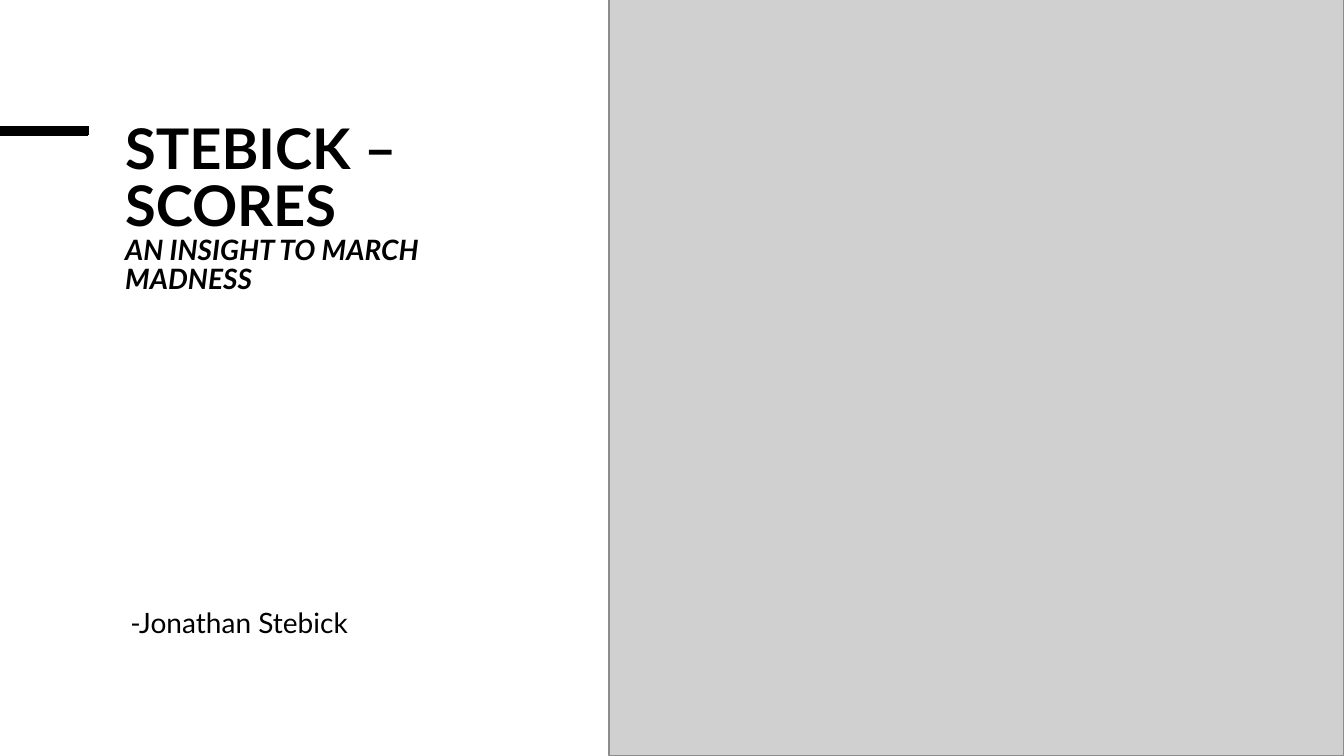
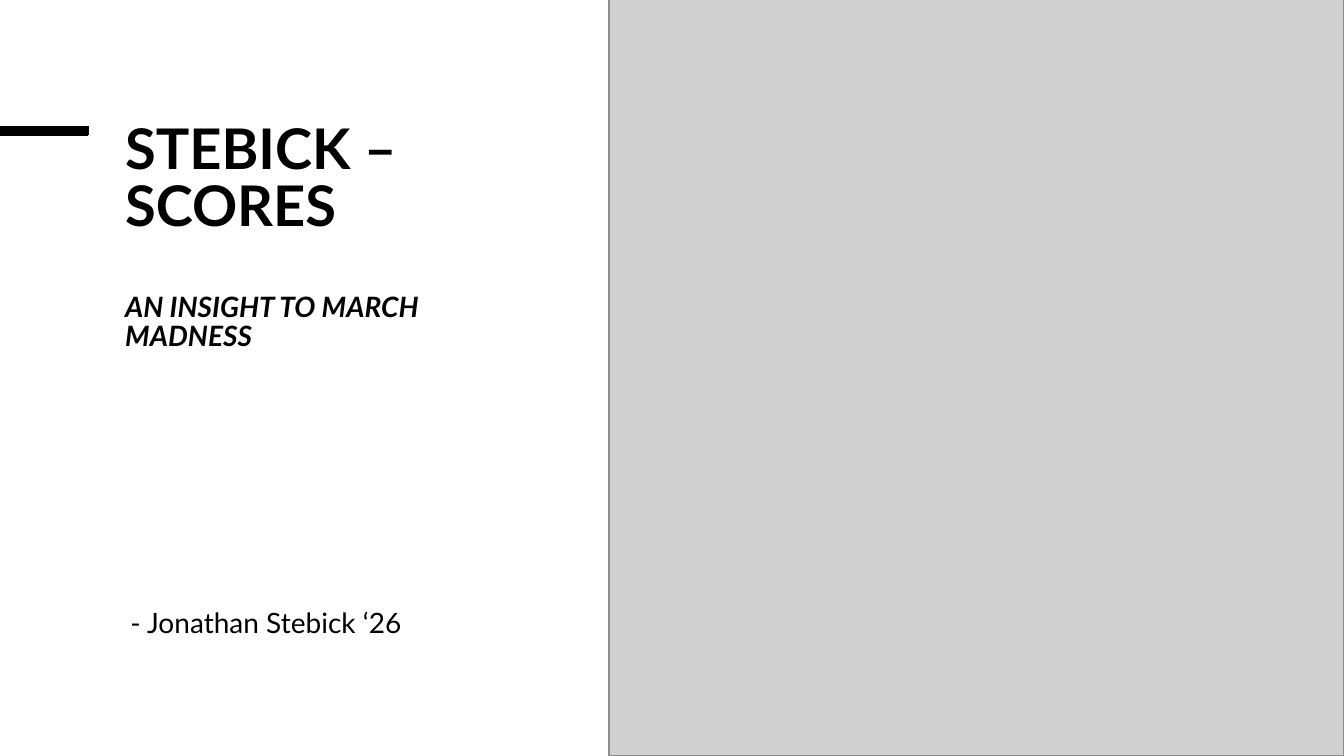
Before and after one commit to jstebick16-cloud/Stebick-Scores, a slide deck: slide 1 of Stebick-ScoresPresentation.pptx. Drawn at 1344x756 pixels with LibreOffice and Linux fonts; fonts in the diff are those of the drawing; grey boxes stand for pictures. Boxes give left, top, right and bottom in pixels: in the first picture for what was removed or moved away, otherwise in the second. Text is boxed around its words. In the diff, an @@ line names an element or a change of style, - is before the commit and + after.

```diff
--- a/Stebick-ScoresPresentation.pptx
+++ b/Stebick-ScoresPresentation.pptx
@@ title "STEBICK – SCORES AN INSIGHT ..." rewrapped from bbox=[125, 128, 419, 290] to bbox=[125, 128, 419, 347] @@
@@ subtitle at bbox=[147, 611, 401, 634]: text changed @@
--Jonathan Stebick
+- Jonathan Stebick ‘26
```
Also in this commit, not shown: 1 other slide changed.
